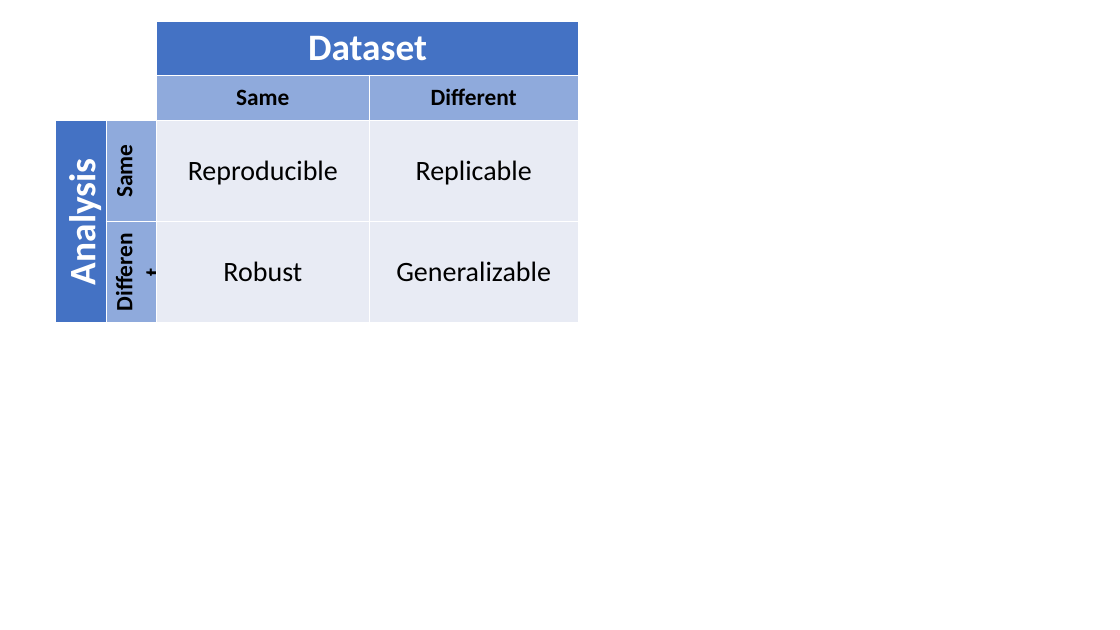
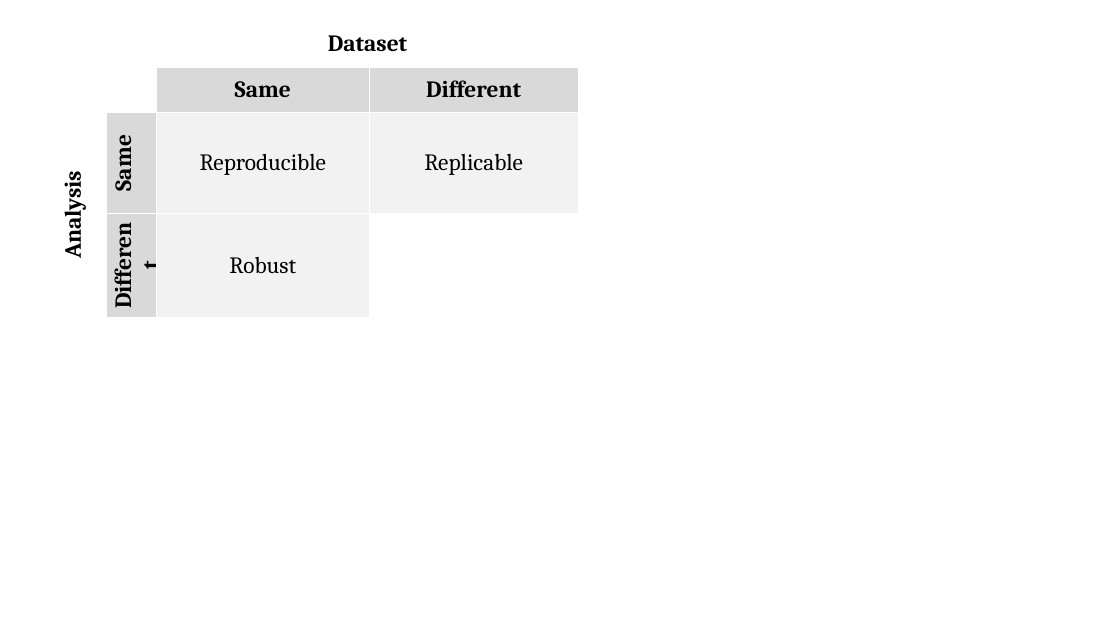
Before and after one commit to langcog/experimentology, a slide deck: slide 1 of images/replication/terms.pptx. Drawn at 1120x630 pixels with LibreOffice and Linux fonts; fonts in the diff are those of the drawing. Boxes give left, top, right and bottom in pixels: in the first picture for what was removed or moved away, otherwise in the second. Text is boxed around its words. In the diff, an @@ line names an element or a change of style, - is before the commit and + after.

```diff
--- a/images/replication/terms.pptx
+++ b/images/replication/terms.pptx
@@ table at box(55, 21, 578, 315) @@
-row 4, column 4: Generalizable
+row 4, column 4: 
@@ fill #4472C4 to #FFFFFF in 2 cells @@
@@ fill #8FAADC to #D9D9D9 in 4 cells @@
@@ fill #E9EBF5 to #F2F2F2 in 3 cells @@
@@ size 32 to 20 pt, text colour #FFFFFF to #000000 in "Dataset", "Analysis" @@
@@ font Calibri to Cambria @@
@@ size 24 to 20 pt in "Reproducible", "Replicable", "Robust" @@
```
Also in this commit, not shown: 10 other files.
